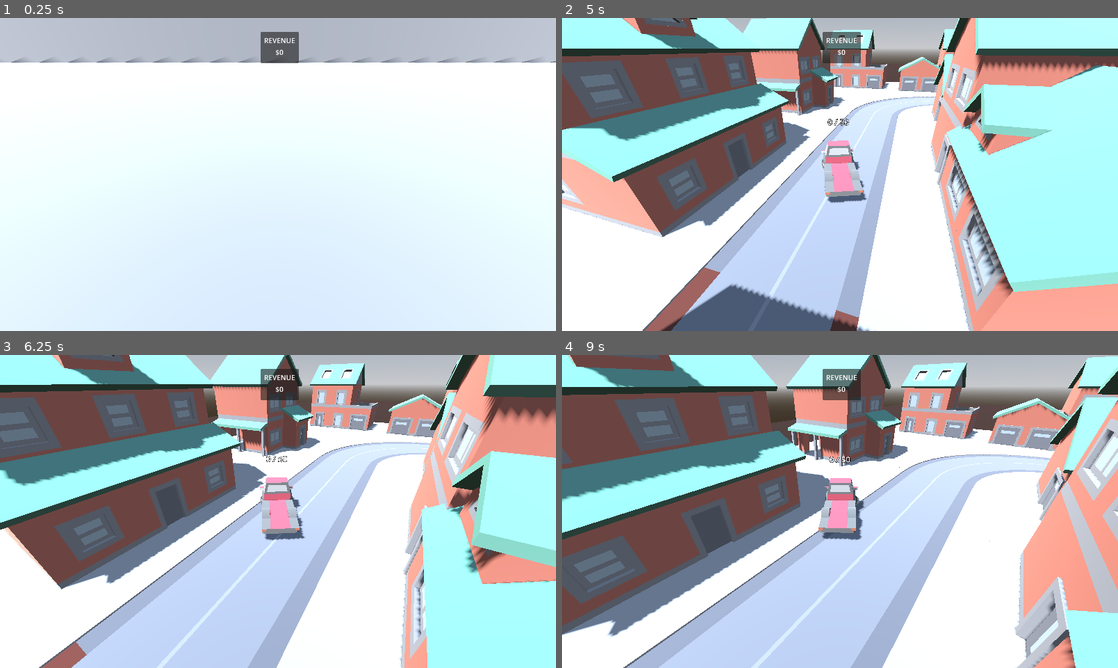
Above: before the commit, frames 1-4 (two rows, left to right).
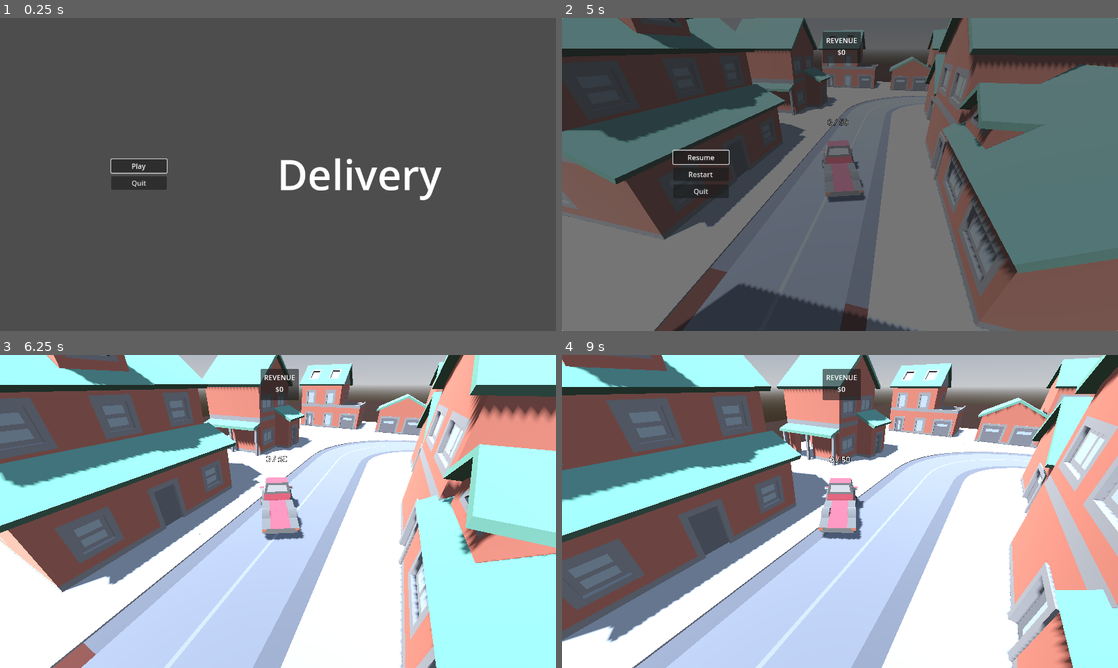
Above: after the commit, the same moments.

Repository: stesim/ld53-delivery
Game: Godot game, scene res://menus/main_menu.tscn
Same seed, same stepped clock (60 frames per second), same inputs: the game is played once before the commit and once after it. Before the commit the project starts from res://game_world.tscn.
Inputs (mouse positions are in pixels of both pictures, inside the frame that each line leads up to):
- Up to frame 1 (0.25 s): no input
- Up to frame 2 (5 s): click (701, 165) at 0.5 s, where only the run after the commit has a clickable "Play"; tap Enter (ui_accept) at 1.25, 1.52, 2.27, 3.77, 4.52 s; hold D (steer_right) 1.28-2.03 s; hold Space (brake) 2.03-2.78 s; hold D (steer_right) 2.78-3.53 s; hold W (accelerate) 3.53-4.28 s; hold A (steer_left) from 4.28 s (still down); tap Escape (toggle_menu, bound only after the commit) at 4.9 s
- Up to frame 3 (6.25 s): release A (steer_left) at 5 s; click (139, 495) at 5 s, where only the run after the commit has a clickable "Resume"; hold A (steer_left) from 5.78 s (still down); tap Enter (ui_accept) at 6.02 s
- Up to frame 4 (9 s): release A (steer_left) at 6.53 s; hold Space (brake) 6.53-7.28 s; hold D (steer_right) 7.28-8.03 s; tap Enter (ui_accept) at 7.52, 8.27 s; hold W (accelerate) 8.03-8.78 s; hold D (steer_right) from 8.78 s (still down)

The runs differ from the first frame. In frame 1, 99% of the frame differs, in the area x 0-100%, y 0-100%; in frame 2, 97%; in frame 3, 22%; in frame 4, 26%.

Commit message:
added menus

Diff:
--- a/game_state.gd
+++ b/game_state.gd
@@ -10,12 +10,18 @@
 		score_changed.emit()
 
 
-func _ready() -> void:
-	restart()
+func restart() -> void:
+	GameState.resume()
+	score = 0
+	get_tree().change_scene_to_file("res://game_world.tscn")
 
 
-func restart() -> void:
-	score = 0
+func pause() -> void:
+	get_tree().paused = true
+
+
+func resume() -> void:
+	get_tree().paused = false
 
 
 func add_score(amount : int) -> void:
--- a/game_world.tscn
+++ b/game_world.tscn
@@ -1,10 +1,11 @@
-[gd_scene load_steps=9 format=3 uid="uid://douesax7qkljh"]
+[gd_scene load_steps=10 format=3 uid="uid://douesax7qkljh"]
 
 [ext_resource type="PackedScene" uid="uid://bosvhjnjwtr7t" path="res://vehicles/vehicle.tscn" id="1_lmy6a"]
 [ext_resource type="Script" path="res://game_world.gd" id="1_wxayb"]
 [ext_resource type="PackedScene" uid="uid://db8m8ii5ewx0l" path="res://maps/test_map.tscn" id="2_050wm"]
 [ext_resource type="Script" path="res://smoothed_follower.gd" id="3_p7flm"]
 [ext_resource type="AudioStream" uid="uid://bapcvn8cugbkv" path="res://assets/sounds/coin2.ogg" id="5_26d21"]
+[ext_resource type="PackedScene" uid="uid://dy71lmaltr0c2" path="res://menus/overlay_menu.tscn" id="5_pb0xt"]
 
 [sub_resource type="ProceduralSkyMaterial" id="ProceduralSkyMaterial_kjrqk"]
 sky_horizon_color = Color(0.64625, 0.65575, 0.67075, 1)
@@ -38,6 +39,22 @@
 current = true
 
 [node name="ui" type="CanvasLayer" parent="."]
+
+[node name="overlay_menu" parent="ui" instance=ExtResource("5_pb0xt")]
+visible = false
+
+[node name="play_button" parent="ui/overlay_menu/button_list" index="0"]
+visible = false
+
+[node name="background" type="Panel" parent="ui/overlay_menu"]
+show_behind_parent = true
+layout_mode = 1
+anchors_preset = 15
+anchor_right = 1.0
+anchor_bottom = 1.0
+grow_horizontal = 2
+grow_vertical = 2
+mouse_filter = 2
 
 [node name="score_panel" type="PanelContainer" parent="ui"]
 anchors_preset = 5
@@ -81,3 +98,5 @@
 [node name="sun" type="DirectionalLight3D" parent="."]
 transform = Transform3D(-0.866024, -0.433016, 0.250001, 0, 0.499998, 0.866026, -0.500003, 0.749999, -0.43301, 46.7709, 42, 0)
 shadow_enabled = true
+
+[editable path="ui/overlay_menu"]
--- /dev/null
+++ b/menus/main_menu.tscn
@@ -0,0 +1,39 @@
+[gd_scene load_steps=2 format=3 uid="uid://y27qp788puf8"]
+
+[ext_resource type="PackedScene" uid="uid://dy71lmaltr0c2" path="res://menus/overlay_menu.tscn" id="1_7evln"]
+
+[node name="main_menu" type="Control"]
+layout_mode = 3
+anchors_preset = 15
+anchor_right = 1.0
+anchor_bottom = 1.0
+grow_horizontal = 2
+grow_vertical = 2
+
+[node name="title" type="Label" parent="."]
+layout_mode = 1
+anchors_preset = 6
+anchor_left = 1.0
+anchor_top = 0.5
+anchor_right = 1.0
+anchor_bottom = 0.5
+offset_left = -640.0
+offset_top = -67.5
+offset_right = -263.0
+offset_bottom = 67.5
+grow_horizontal = 0
+grow_vertical = 2
+theme_override_font_sizes/font_size = 96
+text = "Delivery"
+horizontal_alignment = 1
+
+[node name="overlay_menu" parent="." instance=ExtResource("1_7evln")]
+layout_mode = 1
+
+[node name="resume_button" parent="overlay_menu/button_list" index="1"]
+visible = false
+
+[node name="restart_button" parent="overlay_menu/button_list" index="2"]
+visible = false
+
+[editable path="overlay_menu"]
--- /dev/null
+++ b/menus/overlay_menu.gd
@@ -0,0 +1,54 @@
+extends Control
+
+
+@export var pause := true
+
+
+var _is_ready := false
+
+
+func _ready() -> void:
+	_is_ready = true
+	_focus_first_visible_button()
+	if pause and visible:
+		GameState.pause()
+
+
+func _notification(what : int) -> void:
+	if not _is_ready:
+		return
+
+	match what:
+		NOTIFICATION_VISIBILITY_CHANGED:
+			if pause:
+				GameState.pause() if visible else GameState.resume()
+			if visible and not get_viewport().gui_get_focus_owner():
+				_focus_first_visible_button()
+
+
+func _unhandled_input(event : InputEvent) -> void:
+	if event.is_action_pressed(&"toggle_menu") and not event.is_echo():
+		visible = !visible
+
+
+func _focus_first_visible_button() -> void:
+	for child in %button_list.get_children():
+		if child.visible:
+			child.grab_focus()
+			break
+
+
+func _on_play_button_pressed() -> void:
+	GameState.restart()
+
+
+func _on_resume_button_pressed() -> void:
+	hide()
+
+
+func _on_restart_button_pressed() -> void:
+	GameState.restart()
+
+
+func _on_quit_button_pressed() -> void:
+	get_tree().quit()
--- /dev/null
+++ b/menus/overlay_menu.tscn
@@ -0,0 +1,49 @@
+[gd_scene load_steps=2 format=3 uid="uid://dy71lmaltr0c2"]
+
+[ext_resource type="Script" path="res://menus/overlay_menu.gd" id="1_f2xkk"]
+
+[node name="overlay_menu" type="Control"]
+process_mode = 3
+layout_mode = 3
+anchors_preset = 15
+anchor_right = 1.0
+anchor_bottom = 1.0
+grow_horizontal = 2
+grow_vertical = 2
+script = ExtResource("1_f2xkk")
+
+[node name="button_list" type="VBoxContainer" parent="."]
+unique_name_in_owner = true
+custom_minimum_size = Vector2(128, 0)
+layout_mode = 1
+anchors_preset = 4
+anchor_top = 0.5
+anchor_bottom = 0.5
+offset_left = 256.0
+offset_top = -74.0
+offset_right = 384.0
+offset_bottom = 74.0
+grow_vertical = 2
+theme_override_constants/separation = 8
+alignment = 1
+
+[node name="play_button" type="Button" parent="button_list"]
+layout_mode = 2
+text = "Play"
+
+[node name="resume_button" type="Button" parent="button_list"]
+layout_mode = 2
+text = "Resume"
+
+[node name="restart_button" type="Button" parent="button_list"]
+layout_mode = 2
+text = "Restart"
+
+[node name="quit_button" type="Button" parent="button_list"]
+layout_mode = 2
+text = "Quit"
+
+[connection signal="pressed" from="button_list/play_button" to="." method="_on_play_button_pressed"]
+[connection signal="pressed" from="button_list/resume_button" to="." method="_on_resume_button_pressed"]
+[connection signal="pressed" from="button_list/restart_button" to="." method="_on_restart_button_pressed"]
+[connection signal="pressed" from="button_list/quit_button" to="." method="_on_quit_button_pressed"]
--- a/project.godot
+++ b/project.godot
@@ -11,7 +11,7 @@
 [application]
 
 config/name="ld53-delivery"
-run/main_scene="res://game_world.tscn"
+run/main_scene="res://menus/main_menu.tscn"
 config/features=PackedStringArray("4.0", "GL Compatibility")
 config/icon="res://icon.svg"
 
@@ -51,6 +51,11 @@
 "events": [Object(InputEventKey,"resource_local_to_scene":false,"resource_name":"","device":-1,"window_id":0,"alt_pressed":false,"shift_pressed":false,"ctrl_pressed":false,"meta_pressed":false,"pressed":false,"keycode":0,"physical_keycode":32,"key_label":0,"unicode":32,"echo":false,"script":null)
 ]
 }
+toggle_menu={
+"deadzone": 0.5,
+"events": [Object(InputEventKey,"resource_local_to_scene":false,"resource_name":"","device":-1,"window_id":0,"alt_pressed":false,"shift_pressed":false,"ctrl_pressed":false,"meta_pressed":false,"pressed":false,"keycode":0,"physical_keycode":4194305,"key_label":0,"unicode":0,"echo":false,"script":null)
+]
+}
 
 [layer_names]
 
